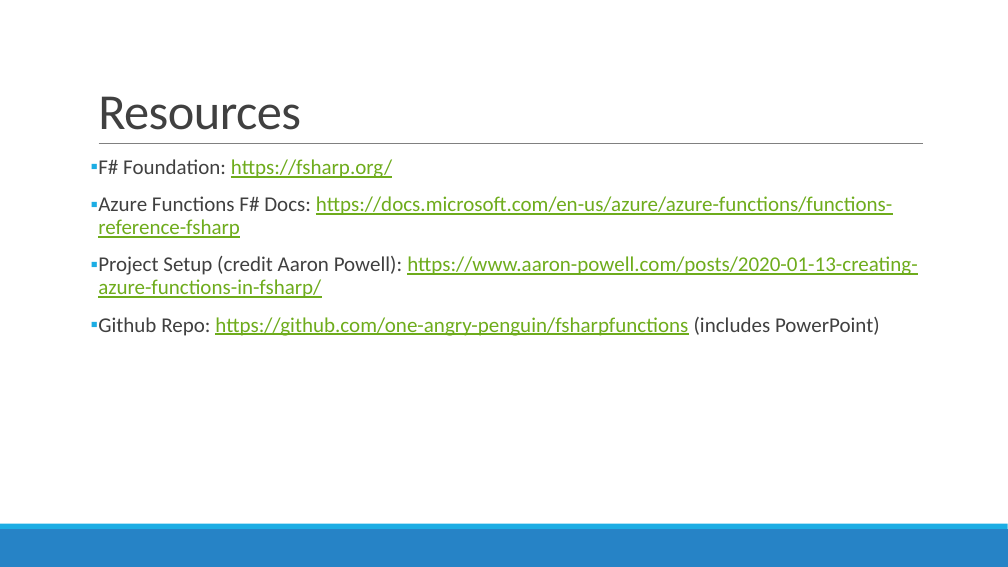
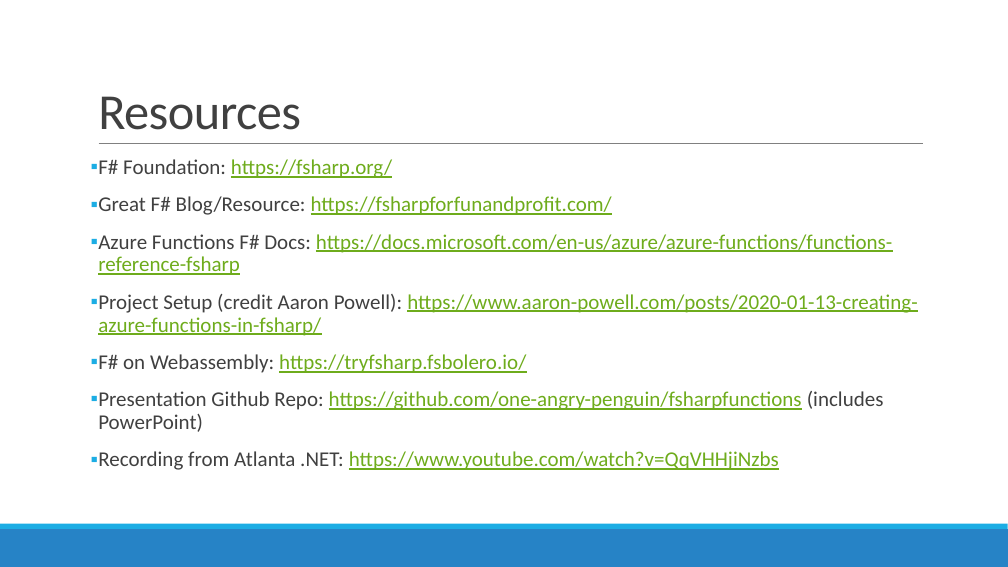
Before and after one commit to perfectly-panda/fsharpfunctions, a slide deck: slide 13 of Azure Functions Functional Programming.pptx. Drawn at 1008x567 pixels with LibreOffice and Linux fonts; fonts in the diff are those of the drawing. Boxes give left, top, right and bottom in pixels: in the first picture for what was removed or moved away, otherwise in the second. Text is boxed around its words. In the diff, an @@ line names an element or a change of style, - is before the commit and + after.

Commit message:
updating powerpoint

```diff
--- a/Azure Functions Functional Programming.pptx
+++ b/Azure Functions Functional Programming.pptx
@@ text at box(98, 196, 612, 215): paragraph added @@
+▪ Great F# Blog/Resource: https://fsharpforfunandprofit.com/
@@ text at box(98, 354, 884, 470): text changed @@
-▪ Github Repo: https://github.com/one-angry-penguin/fsharpfunctions (includes PowerPoint)
+▪ F# on Webassembly: https://tryfsharp.fsbolero.io/
+▪ Presentation Github Repo: https://github.com/one-angry-penguin/fsharpfunctions (includes PowerPoint)
+▪ Recording from Atlanta .NET: https://www.youtube.com/watch?v=QqVHHjiNzbs
```
Also in this commit, not shown: 1 other slide changed, 5 other files.
